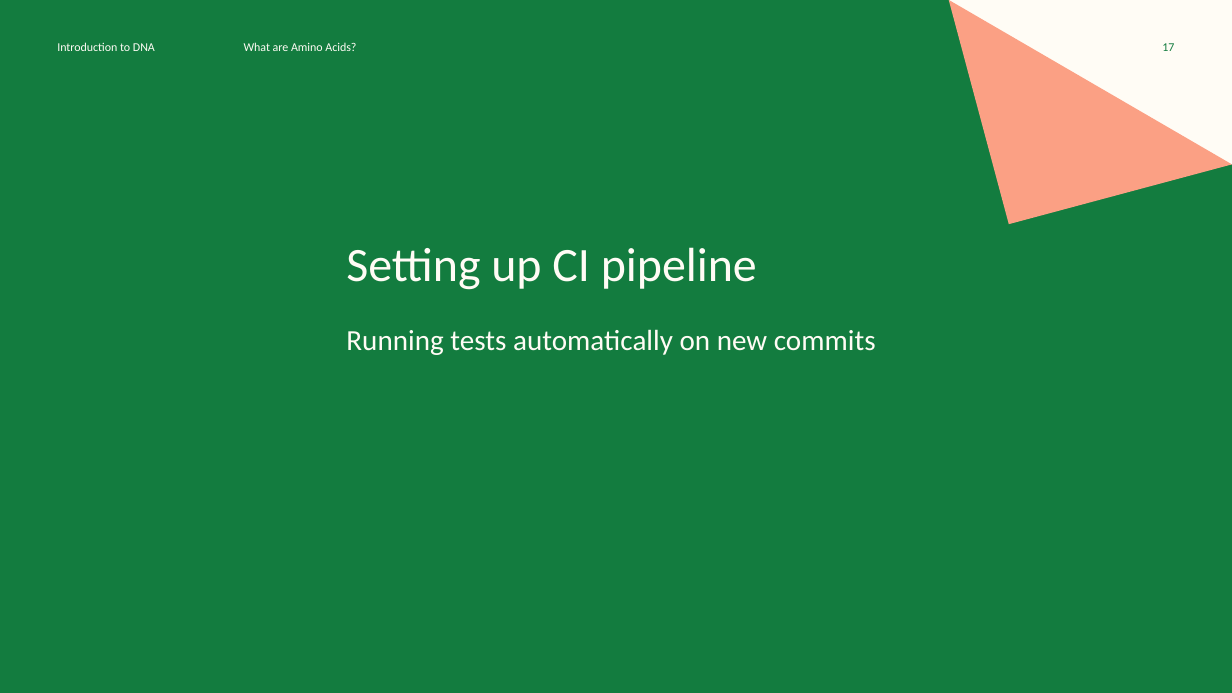
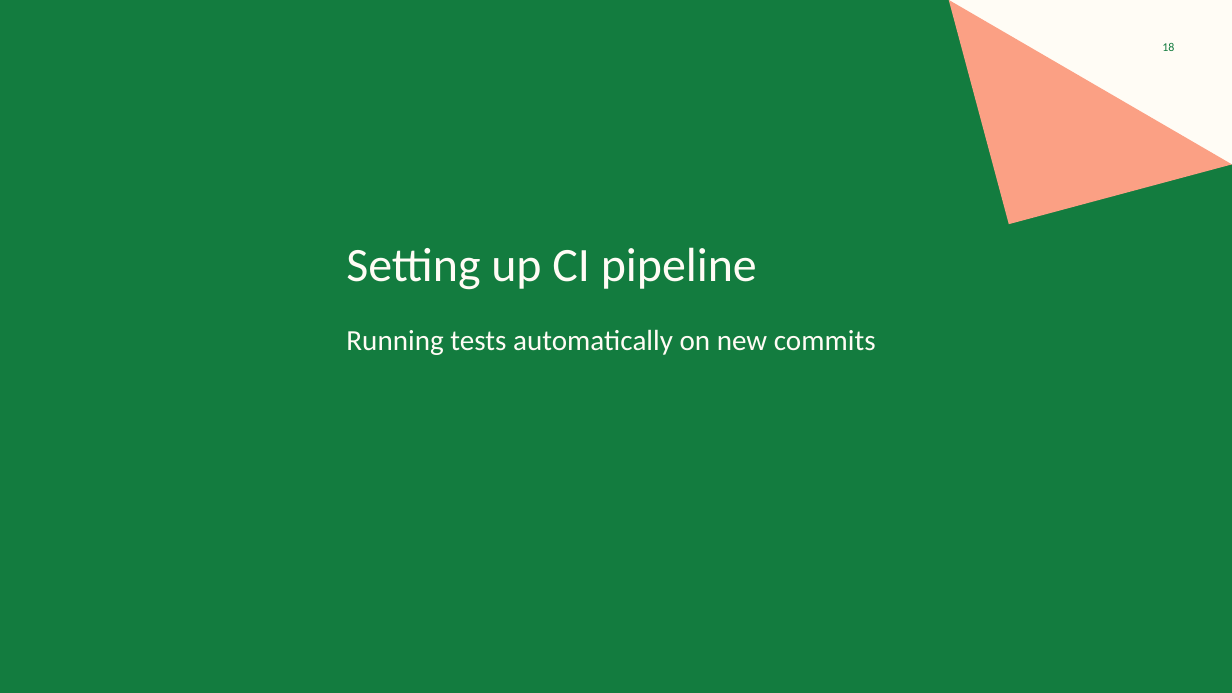
Before and after one commit to AmrRagab0/Pet-MultiClassification, a slide deck: slide 18 of Oxford Pet breed Multi classification.pptx (slide 17 before the commit). Drawn at 1232x693 pixels with LibreOffice and Linux fonts; fonts in the diff are those of the drawing. Boxes give left, top, right and bottom in pixels: in the first picture for what was removed or moved away, otherwise in the second. Text is boxed around its words. In the diff, an @@ line names an element or a change of style, - is before the commit and + after.

Commit message:
updated presentation

```diff
--- a/Oxford Pet breed Multi classification.pptx
+++ b/Oxford Pet breed Multi classification.pptx
@@ subtitle removed at bbox=[57, 42, 155, 51] @@
-Introduction to DNA
@@ subtitle removed at bbox=[244, 42, 356, 51] @@
-What are Amino Acids?
@@ page number at bbox=[1162, 43, 1174, 51]: text changed @@
-17
+18
```
Also in this commit, not shown: 6 other slides changed, 2 slides added, 1 slide removed.
